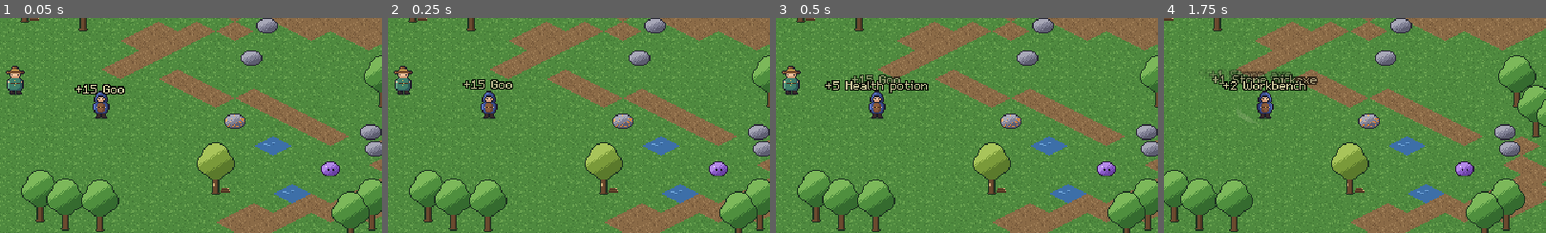
Above: before the commit, frames 1-4 (left to right).
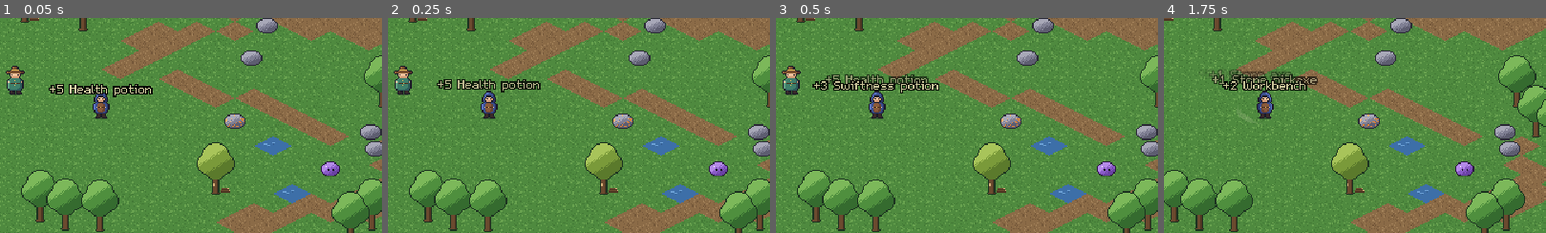
Above: after the commit, the same moments.

Repository: joaovictormendessilva/2d-isometric
Game: Godot game, scene res://scenes/main/main.tscn
Same seed, same stepped clock (60 frames per second), same inputs: the game is played once before the commit and once after it.
Inputs (mouse positions are % of the whole screen's width and height, from its top left):
- Up to frame 1 (0.05 s): no input
- Up to frame 2 (0.25 s): no input
- Up to frame 3 (0.5 s): no input
- Up to frame 4 (1.75 s): tap Enter (ui_accept) at 0.5, 0.77 s; move the mouse to (72, 45) at 0.52 s; press the mouse at (72, 45) at 0.53 s; hold D (move_right) 0.53-1.25 s; release the mouse at (72, 45) at 1.25 s; drag from (30, 55) to (45, 70) at 1.27 s
The pictures show only the part of the screen within x 37-87%, y 27-77%; the shares and areas given below are measured in that part.

The runs differ from the first frame. In frame 1, 0.9% of the frame differs, in the area x 12-40%, y 30-37%; in frame 2, 0.9%; in frame 3, 1.6%, in the area x 9-43%, y 26-36%; in frame 4, nothing differs.

Commit message:
Add swiftness potions to the debug starter kit

Diff:
--- a/data/debug/starter_kit.tres
+++ b/data/debug/starter_kit.tres
@@ -10,6 +10,7 @@
 &"stone": 20,
 &"gel": 15,
 &"health_potion": 5,
+&"swiftness_potion": 3,
 &"oak_wood": 5,
 &"stone_axe": 1,
 &"stone_pickaxe": 1,
